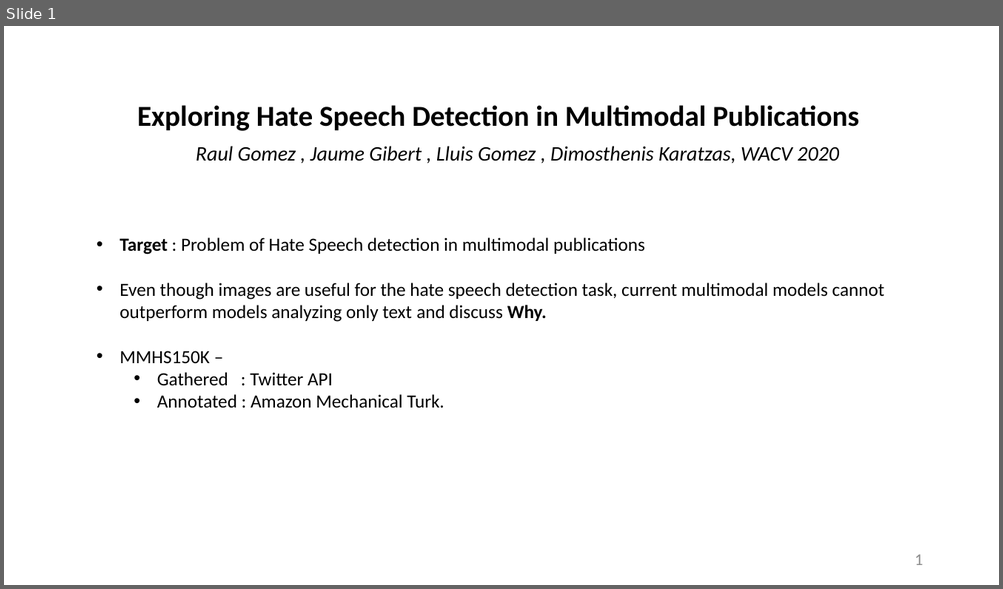
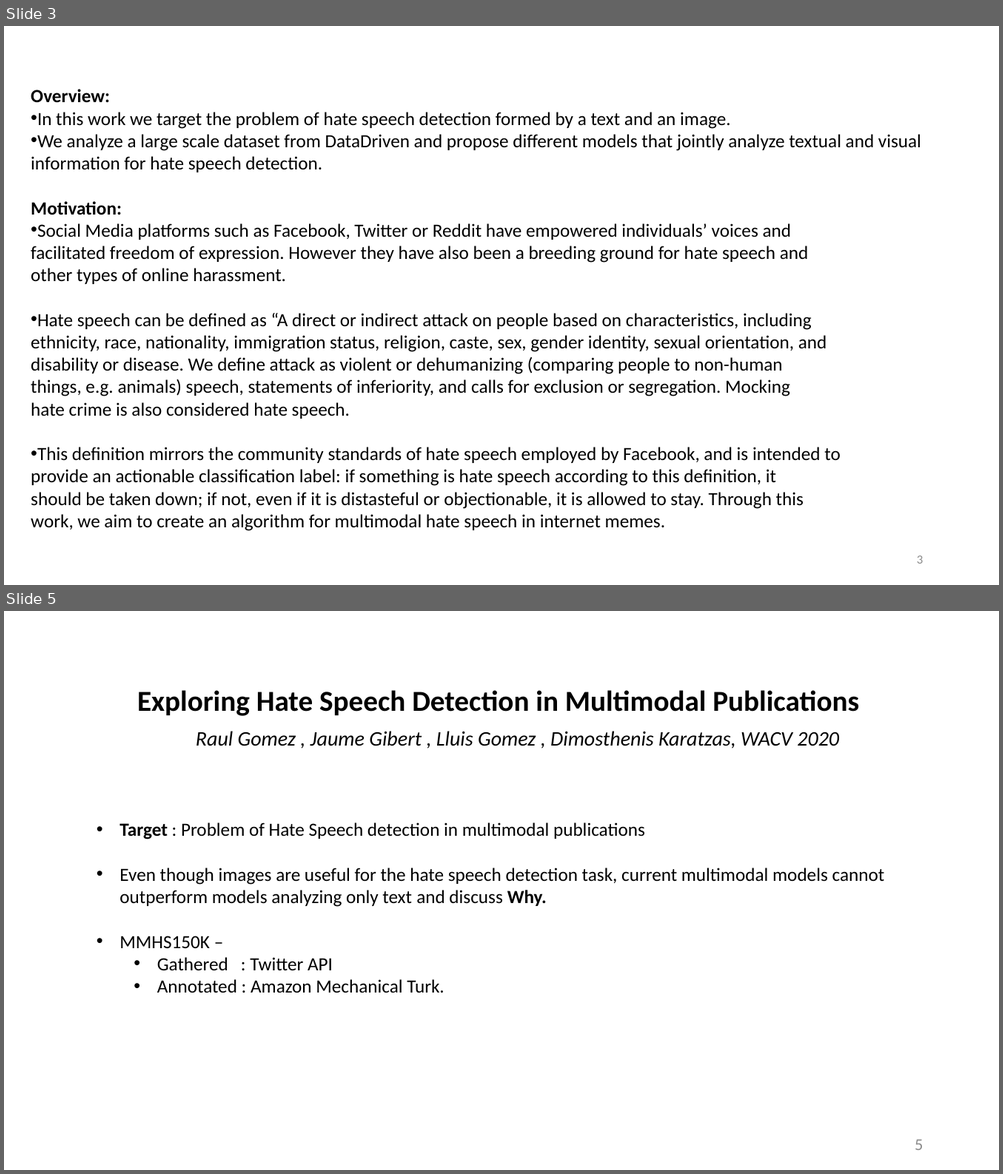
Before and after one commit to VarunBohara/Mini-Project-Documents, a slide deck: Review - 1.pptx. Shown one above the other, each under a label of ours: slide 1 before the commit, slides 3 and 5 after it; the slides between them are not shown. The pictures are 1003x589 and 1003x1174 pixels, drawn with LibreOffice and Linux fonts; fonts in the diff are those of the drawing. Boxes give left, top, right and bottom in pixels: in the first picture for what was removed or moved away, otherwise in the second. Text is boxed around its words. In the diff, an @@ line names an element or a change of style, - is before the commit and + after.

```diff
--- a/Review - 1.pptx
+++ b/Review - 1.pptx
@@ slide 3 added at (4, 26, 999, 585), background #FFFFFF @@
@@ text added at (31, 89, 921, 531), 18 pt, text #000000 @@
+Overview:
+• In this work we target the problem of hate speech detection formed by a text and an image.
+• We analyze a large scale dataset from DataDriven and propose different models that jointly analyze textual and visual information for hate speech detection.
+Motivation:
+• Social Media platforms such as Facebook, Twitter or Reddit have empowered individuals’ voices and
+facilitated freedom of expression. However they have also been a breeding ground for hate speech and
+other types of online harassment.
+• Hate speech can be defined as “A direct or indirect attack on people based on characteristics, including
+ethnicity, race, nationality, immigration status, religion, caste, sex, gender identity, sexual orientation, and
+disability or disease. We define attack as violent or dehumanizing (comparing people to non-human
+things, e.g. animals) speech, statements of inferiority, and calls for exclusion or segregation. Mocking
+hate crime is also considered hate speech.
+• This definition mirrors the community standards of hate speech employed by Facebook, and is intended to
+provide an actionable classification label: if something is hate speech according to this definition, it
+should be taken down; if not, even if it is distasteful or objectionable, it is allowed to stay. Through this
+work, we aim to create an algorithm for multimodal hate speech in internet memes.
@@ page number added at (916, 556, 922, 564), 12 pt, text #8C8C8C @@
+3
@@ what was slide 1 is now slide 5 @@
@@ page number at (914, 1139, 922, 1150): text changed @@
-1
+5
```
Also in this commit, not shown: 3 slides changed, 6 other slides added.
